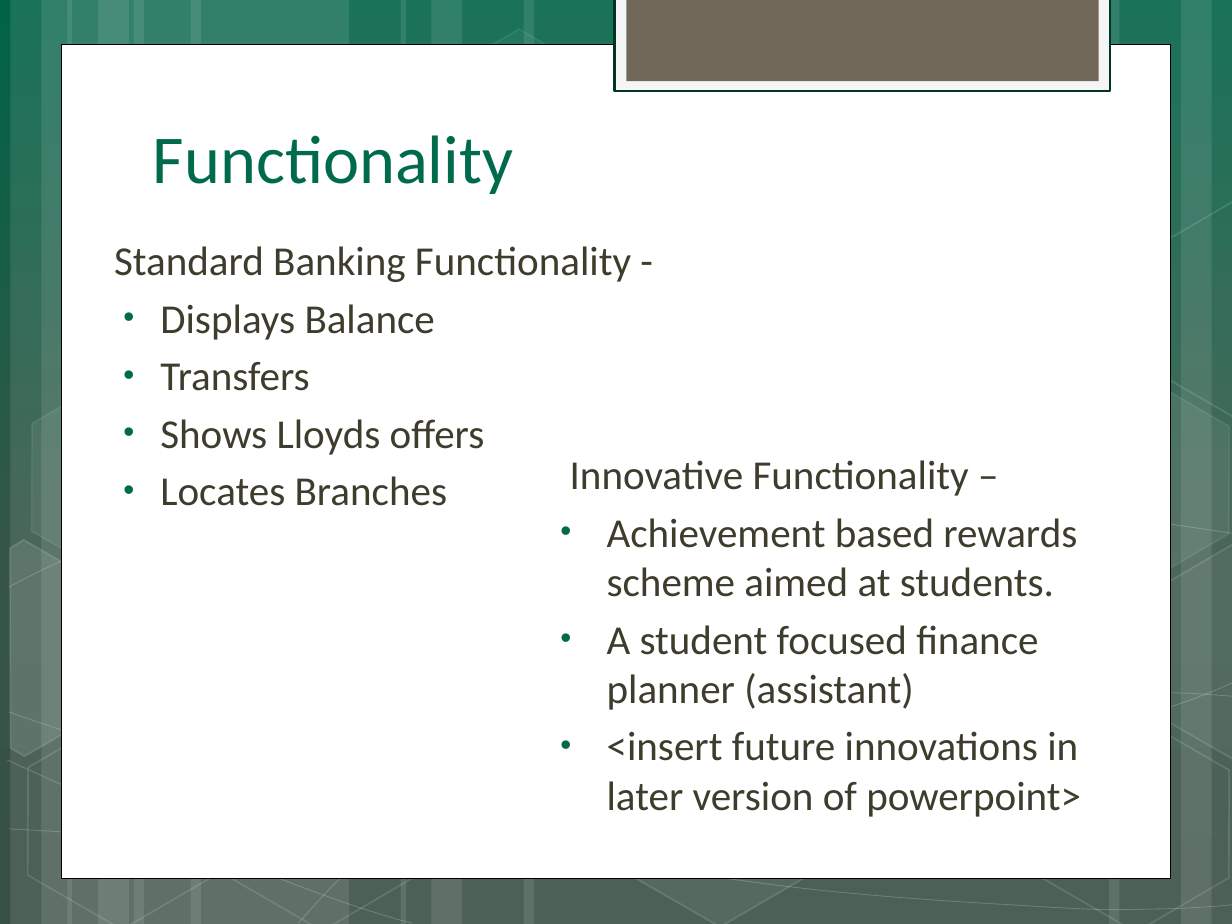
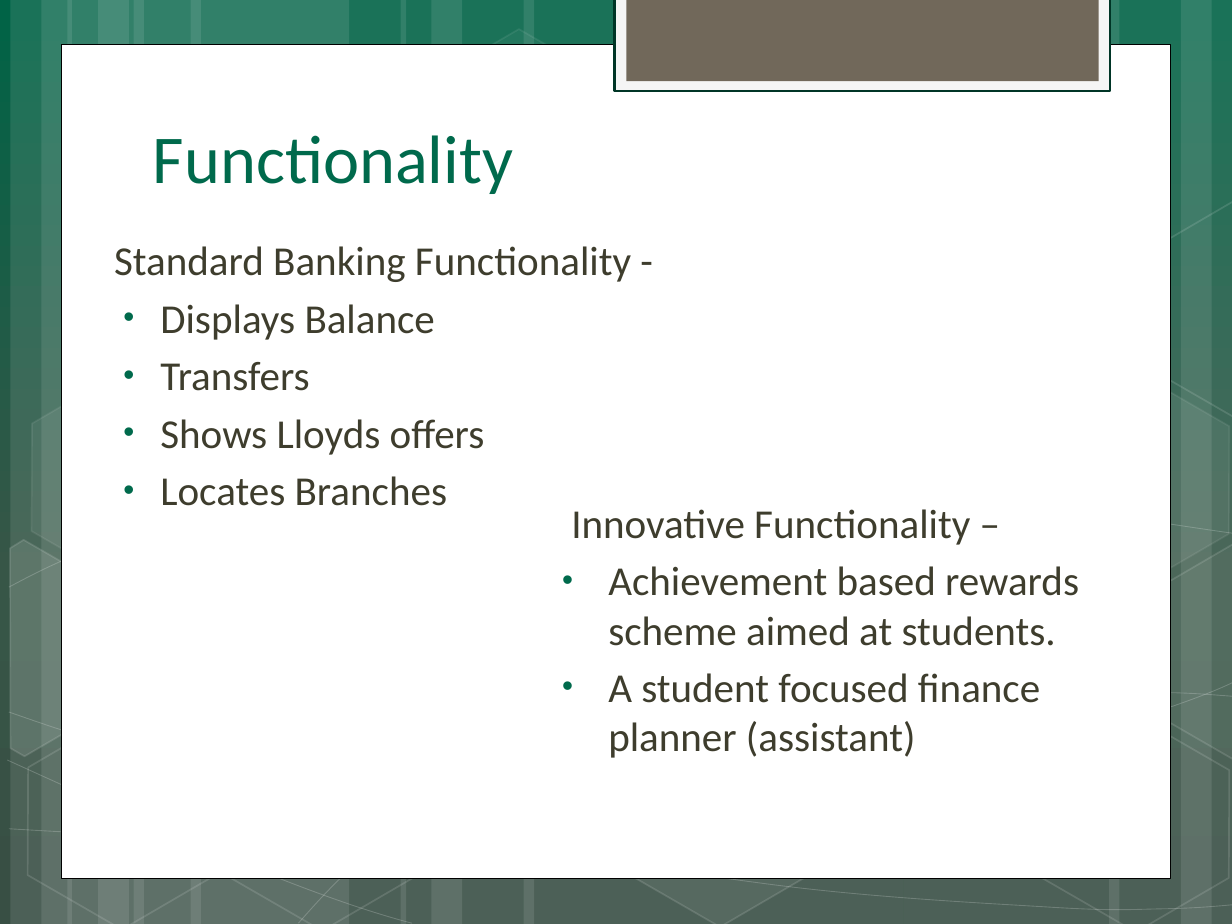
Before and after one commit to d-baranowski/Team-2, a slide deck: slide 6 of Powerpoint for Dragons Den/Dragons Den Presentation.pptx. Drawn at 1232x924 pixels with LibreOffice and Linux fonts; fonts in the diff are those of the drawing. Boxes give left, top, right and bottom in pixels: in the first picture for what was removed or moved away, otherwise in the second. Text is boxed around its words. In the diff, an @@ line names an element or a change of style, - is before the commit and + after.

```diff
--- a/Powerpoint for Dragons Den/Dragons Den Presentation.pptx
+++ b/Powerpoint for Dragons Den/Dragons Den Presentation.pptx
@@ text "Innovative Functionality –": place and size @@
-text "Innovative Functionality –" at box(570, 460, 1081, 817)
+text "Innovative Functionality –" at box(571, 509, 1079, 758)
@@ text at box(607, 731, 1081, 817): paragraph removed @@
-• <insert future innovations in later version of powerpoint>
```
Also in this commit, not shown: 11 slides added, 5 slides removed.
